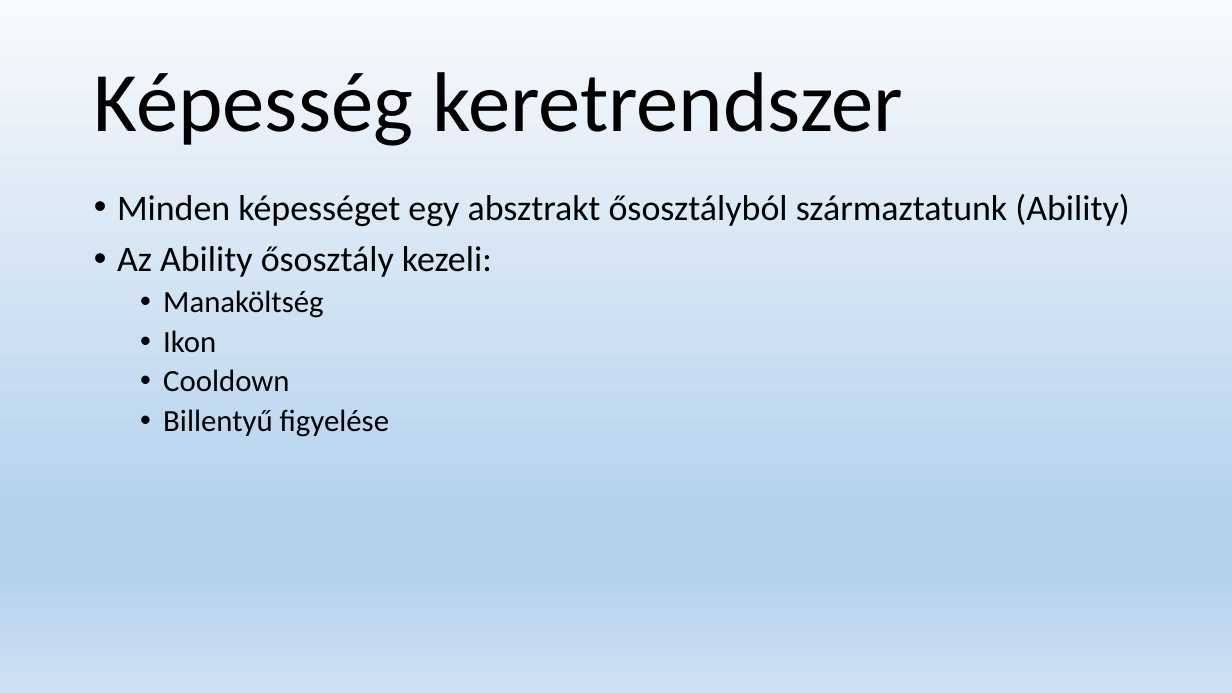
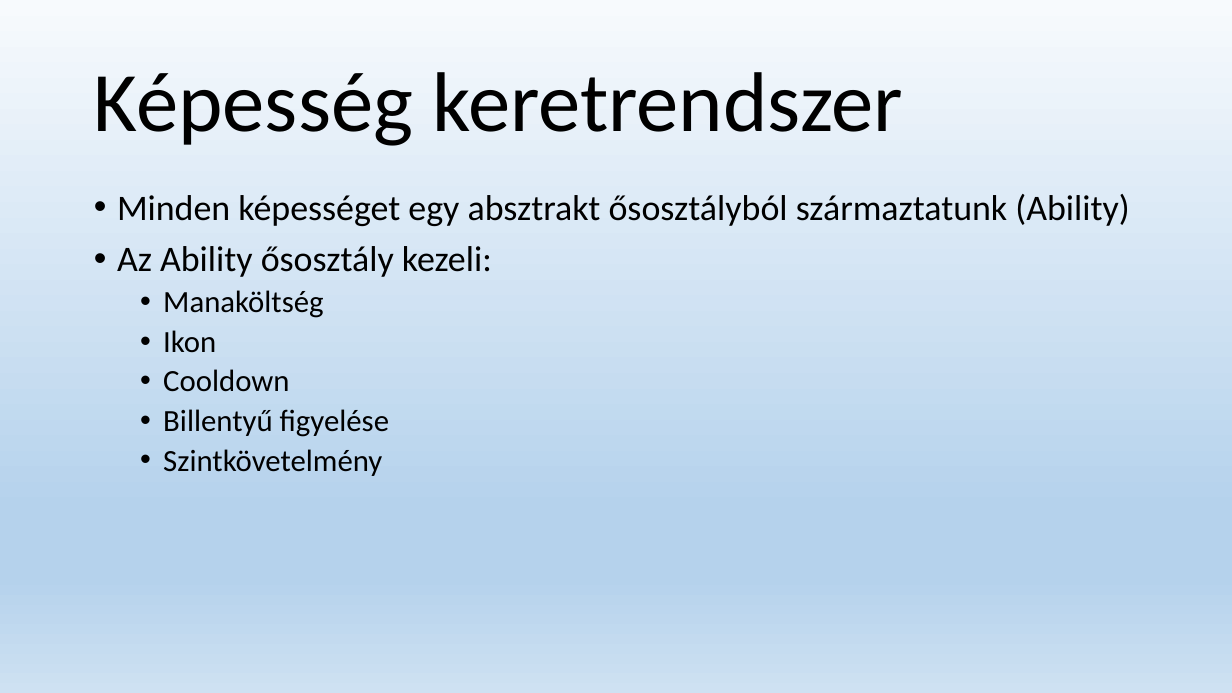
Before and after one commit to onezer/onallo_labor, a slide deck: slide 8 of Előadás.pptx. Drawn at 1232x693 pixels with LibreOffice and Linux fonts; fonts in the diff are those of the drawing. Boxes give left, top, right and bottom in pixels: in the first picture for what was removed or moved away, otherwise in the second. Text is boxed around its words. In the diff, an @@ line names an element or a change of style, - is before the commit and + after.

```diff
--- a/Előadás.pptx
+++ b/Előadás.pptx
@@ text at bbox=[163, 449, 382, 476]: paragraph added @@
+  • Szintkövetelmény
```
Also in this commit, not shown: 2 other slides changed, 1 slide removed.
